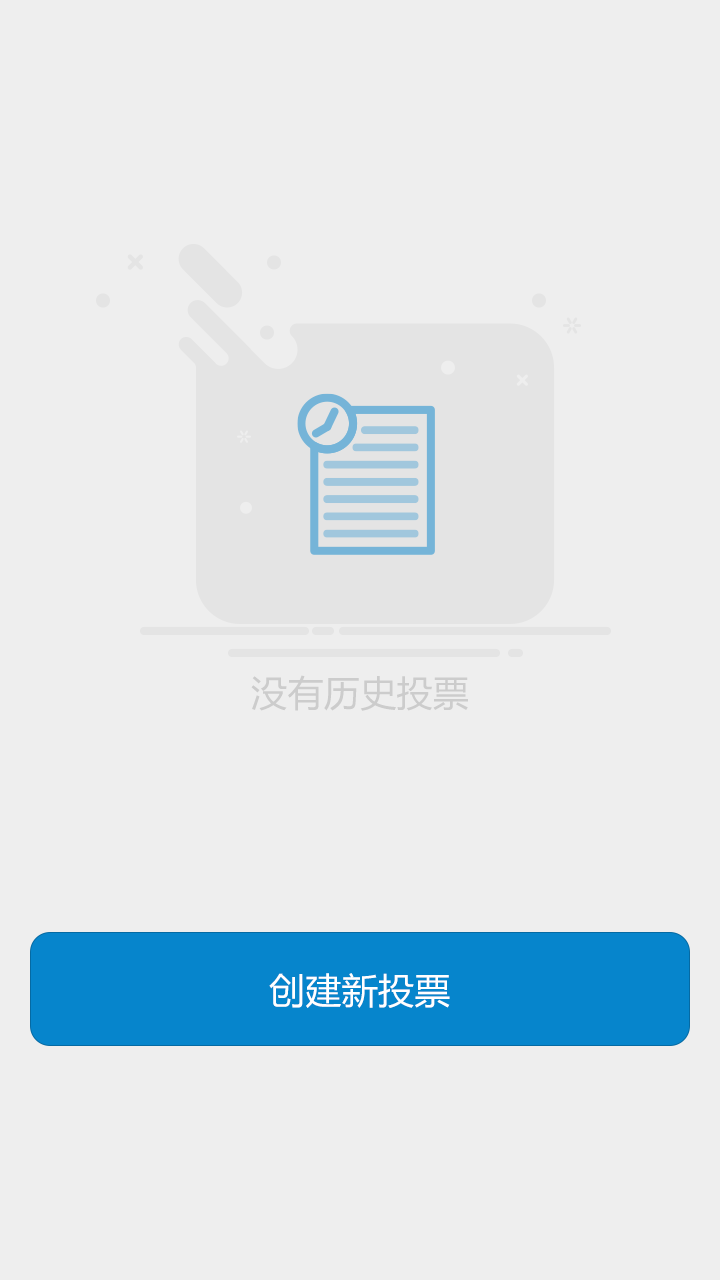
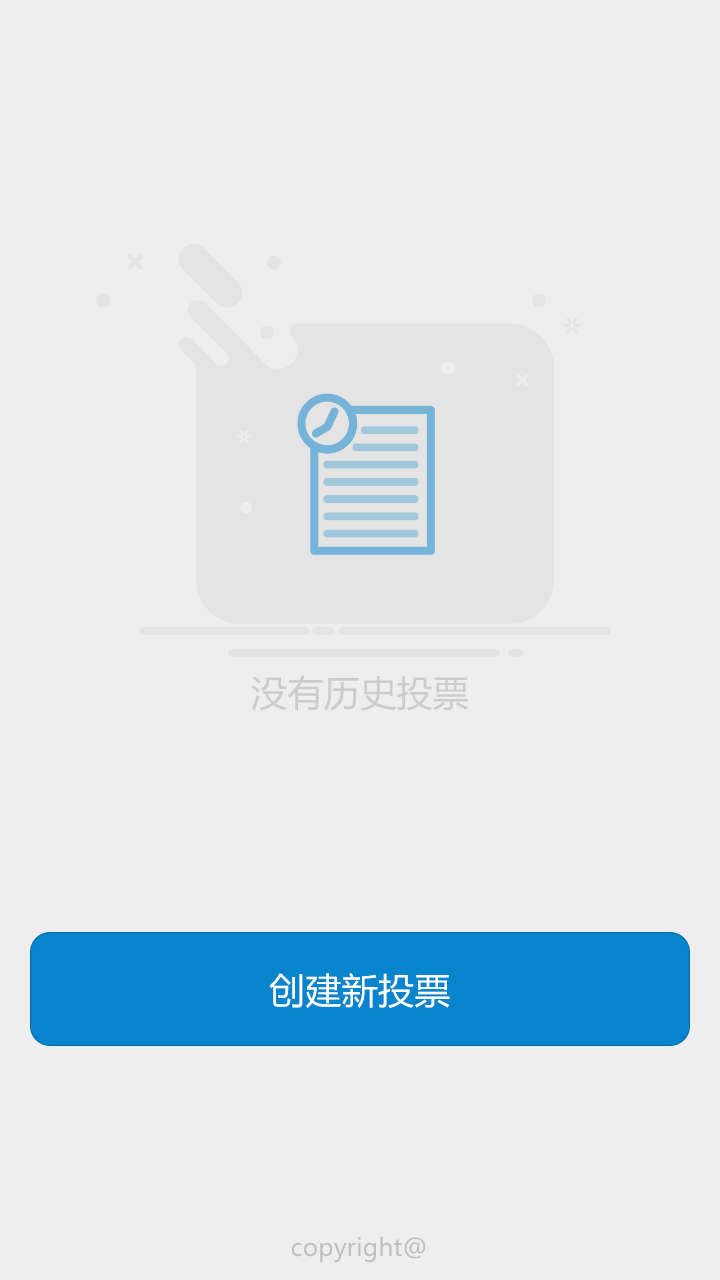
Layer changes from the first 720x1280 image to the second:
added layer "copyright@" in group "画板 1" over [291, 1236, 426, 1263]
